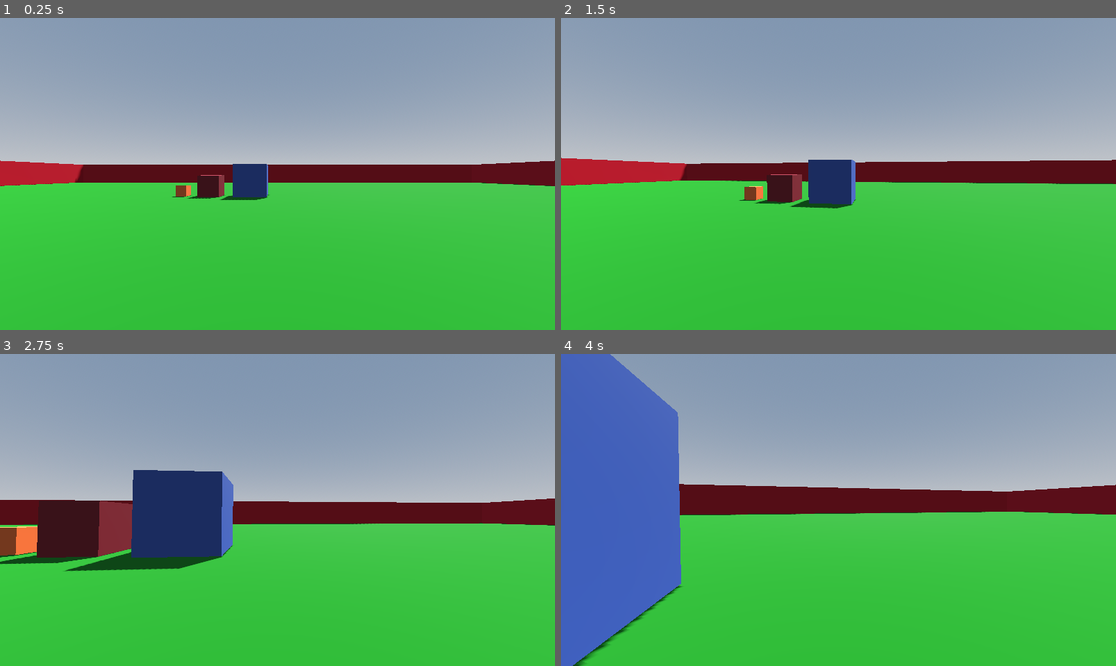
Above: before the commit, frames 1-4 (two rows, left to right).
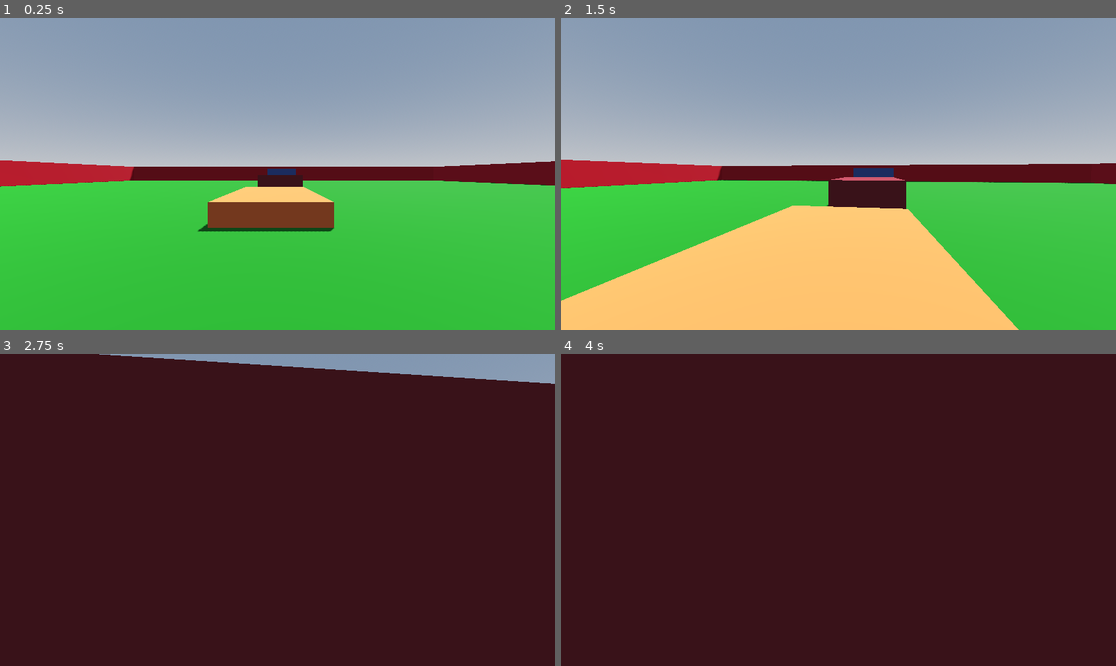
Above: after the commit, the same moments.

Repository: VanixWasTaken/Netrunner
Game: Godot game, scene res://Scenes and Scripts/test_level.tscn
Same seed, same stepped clock (60 frames per second), same inputs: the game is played once before the commit and once after it.
Inputs (mouse positions are in pixels of both pictures, inside the frame that each line leads up to):
- Up to frame 1 (0.25 s): no input
- Up to frame 2 (1.5 s): move the mouse to (866, 174) at 0.52 s; hold W (forward) from 0.53 s (still down); tap Space (jump) at 0.77 s; move the mouse to (810, 174) at 1.27 s
- Up to frame 3 (2.75 s): keep holding W (forward); tap Space (jump) at 1.52 s; move the mouse to (288, 503) at 2.02 s
- Up to frame 4 (4 s): keep holding W (forward); move the mouse to (832, 516) at 2.77 s; tap Space (jump) at 3.02, 3.77 s; move the mouse to (877, 513) at 3.52 s

The runs differ from the first frame. In frame 1, 5.6% of the frame differs, in the area x 0-100%, y 45-69%; in frame 2, 27%; in frame 3, 94%; in frame 4, 100%, in the area x 0-100%, y 0-100%.

Commit message:
adjusted player movement + added camera shake

Diff:
--- a/Scenes and Scripts/player.gd
+++ b/Scenes and Scripts/player.gd
@@ -1,12 +1,17 @@
 extends CharacterBody3D
 
 
-const speed = 5.0
+const speed = 10.0
 const jump_velocity = 4.5
 const sensitivity = 0.003
 
 # Get the gravity from the project settings to be synced with RigidBody nodes.
 var gravity = 9.8
+
+# bob variables
+var bob_frequency = 2.0
+var bob_amplifier = 0.08
+var t_bob = 0.0
 
 @onready var head = $Head
 @onready var camera = $Head/Camera3D
@@ -42,7 +47,22 @@
 		velocity.x = 0.0
 		velocity.z = 0.0
 
+
+	# head bob
+	t_bob += delta * velocity.length() * float(is_on_floor())
+	camera.transform.origin = _headbob(t_bob)
+
+
 	move_and_slide()
+
+
+
+
+func _headbob(time) -> Vector3:
+	var pos = Vector3.ZERO
+	pos.y = sin(time * bob_frequency) * bob_amplifier
+	pos.x = cos(time * bob_frequency / 2) * bob_amplifier
+	return pos
 
 func _input(event):
 	if event.is_action_pressed("end"):
--- a/Scenes and Scripts/test_level.tscn
+++ b/Scenes and Scripts/test_level.tscn
@@ -39,7 +39,7 @@
 environment = SubResource("Environment_efjyl")
 
 [node name="Player" parent="." instance=ExtResource("2_61e1u")]
-transform = Transform3D(1, 0, 0, 0, 1, 0, 0, 0, 1, 0.00549221, 2.50873, 2.3514)
+transform = Transform3D(1, 0, 0, 0, 1, 0, 0, 0, 1, -2.2083, 2.50873, 17.6707)
 
 [node name="CSGBoxes" type="Node3D" parent="."]
 
@@ -77,18 +77,19 @@
 [node name="Boxes" type="Node3D" parent="CSGBoxes"]
 
 [node name="Box" type="CSGBox3D" parent="CSGBoxes/Boxes"]
-transform = Transform3D(1, 0, 0, 0, 1, 0, 0, 0, 1, -9.09608, 1.02492, -17.3552)
+transform = Transform3D(1, 0, 0, 0, 1, 0, 0, 0, 1, -2.38555, 1.02492, 4.66523)
 material_override = SubResource("StandardMaterial3D_pafwi")
 use_collision = true
+size = Vector3(5, 1, 10)
 
 [node name="Box2" type="CSGBox3D" parent="CSGBoxes/Boxes"]
-transform = Transform3D(1, 0, 0, 0, 1, 0, 0, 0, 1, -6.39401, 1.50594, -17.3552)
+transform = Transform3D(1, 0, 0, 0, 1, 0, 0, 0, 1, -1.78751, 1.50594, -9.83236)
 material_override = SubResource("StandardMaterial3D_768a0")
 use_collision = true
-size = Vector3(2, 2, 2)
+size = Vector3(5, 2, 10)
 
 [node name="Box3" type="CSGBox3D" parent="CSGBoxes/Boxes"]
-transform = Transform3D(1, 0, 0, 0, 1, 0, 0, 0, 1, -2.48084, 2.04194, -17.3554)
+transform = Transform3D(1, 0, 0, 0, 1, 0, 0, 0, 1, -1.37652, 2.04194, -22.6364)
 material_override = SubResource("StandardMaterial3D_ec6gb")
 use_collision = true
-size = Vector3(3, 3, 3)
+size = Vector3(5, 3, 10)
